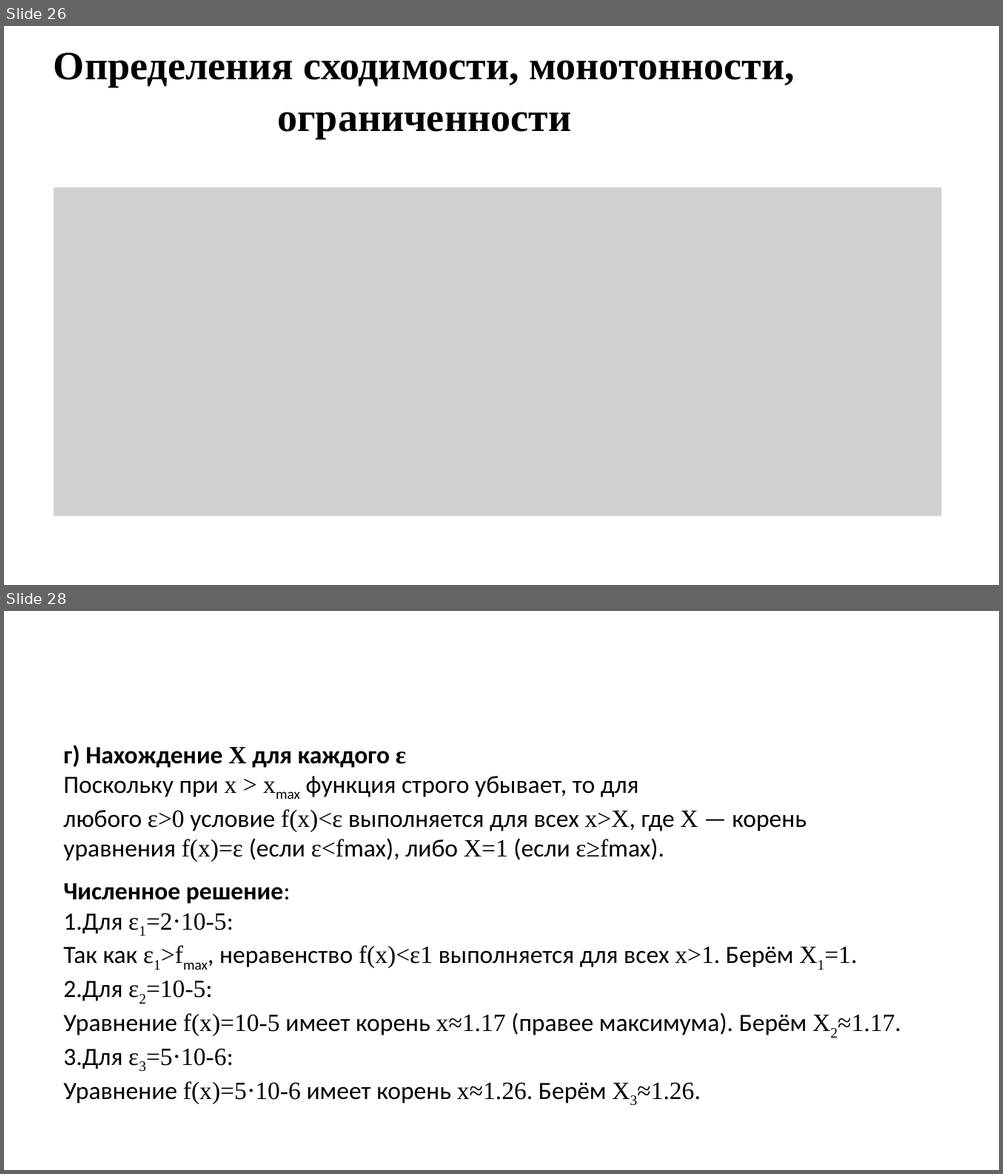
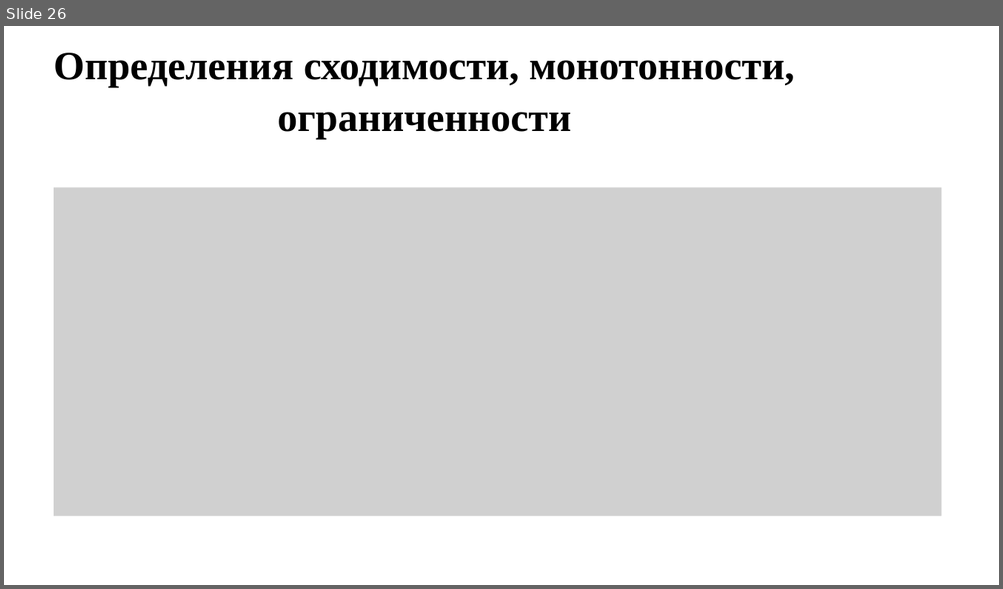
Before and after one commit to Miwm64/itmo_cse, a slide deck: math_analysis/матан_проект_в4.pptx. Shown one above the other, each under a label of ours: slides 26 and 28 before the commit, slide 26 after it; the slides between them are not shown. The pictures are 1003x1174 and 1003x589 pixels, drawn with LibreOffice and Linux fonts; fonts in the diff are those of the drawing; grey boxes stand for pictures; background and template pictures are left out. Boxes give left, top, right and bottom in pixels: in the first picture for what was removed or moved away, otherwise in the second. Text is boxed around its words. In the diff, an @@ line names an element or a change of style, - is before the commit and + after.

```diff
--- a/math_analysis/матан_проект_в4.pptx
+++ b/math_analysis/матан_проект_в4.pptx
@@ slide 28 removed at (x1=4, y1=611, x2=999, y2=1170), background picture (left out) @@
@@ text removed at (x1=63, y1=745, x2=901, y2=1104) @@
-г) Нахождение X для каждого ε
-Поскольку при x > xmax функция строго убывает, то для любого ε>0 условие f(x)<ε выполняется для всех x>X, где X — корень уравнения f(x)=ε (если ε<fmax), либо X=1 (если ε≥fmax).
-Численное решение:
-1. Для ε1=2⋅10-5:
-   Так как ε1>fmax, неравенство f(x)<ε1 выполняется для всех x>1. Берём X1=1.
-2. Для ε2=10-5:
-   Уравнение f(x)=10-5 имеет корень x≈1.17 (правее максимума). Берём X2≈1.17.
-3. Для ε3=5⋅10-6:
-   Уравнение f(x)=5⋅10-6 имеет корень x≈1.26. Берём X3≈1.26.
```
Also in this commit, not shown: 2 slides changed, 3 slides added, 3 other slides removed, 1 other file.
